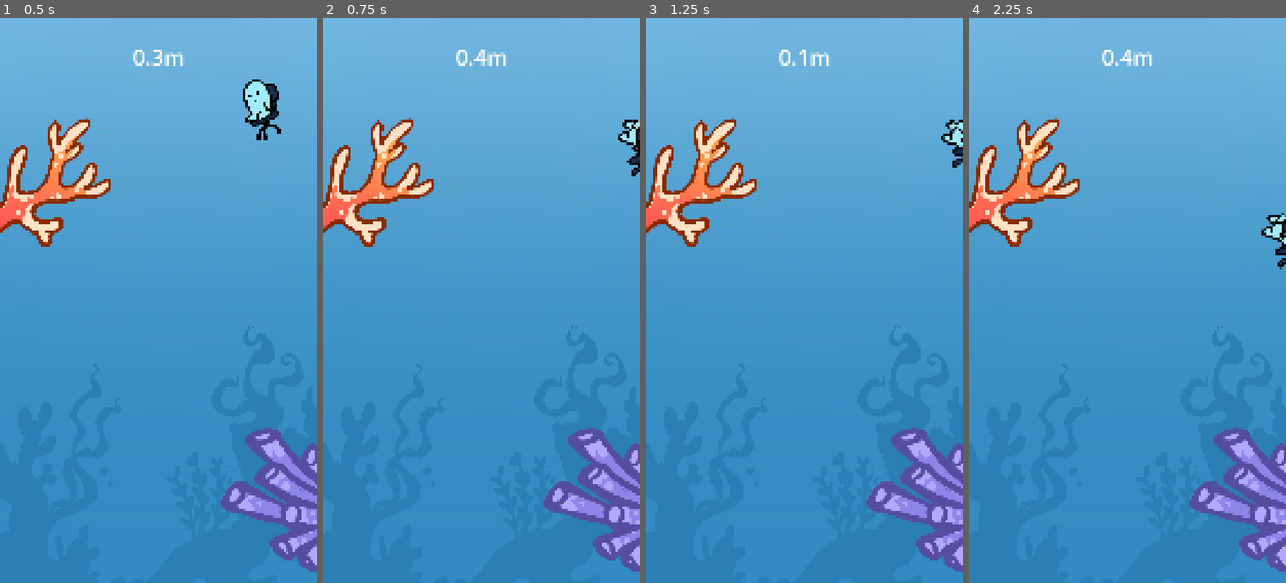
Above: before the commit, frames 1-4 (left to right).
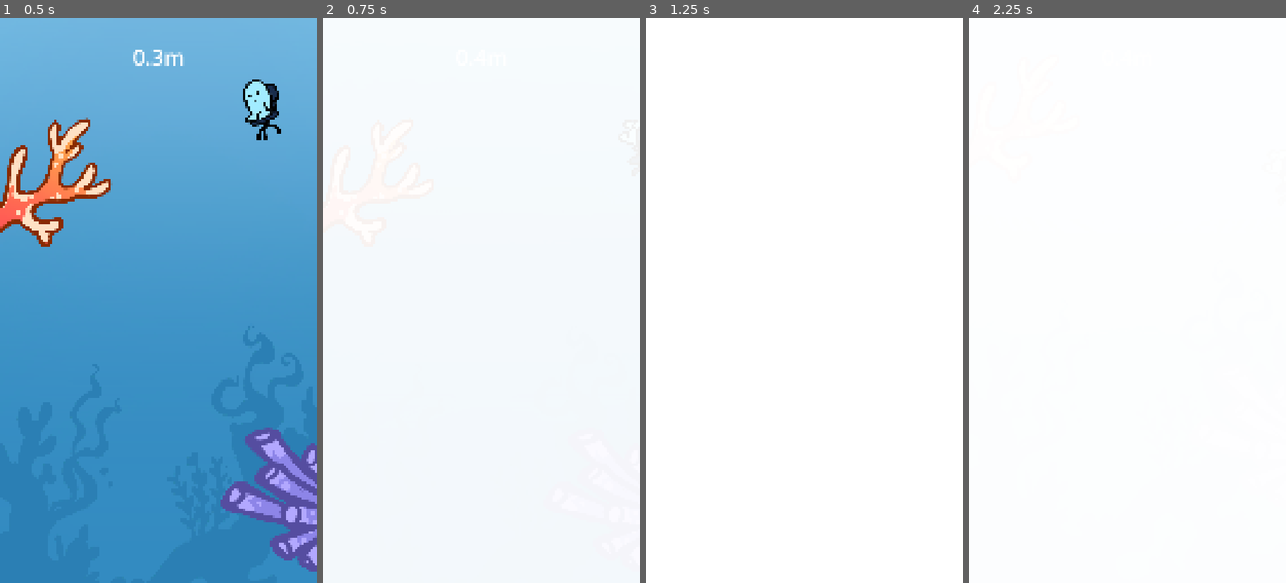
Above: after the commit, the same moments.

Repository: izzqz/to-the-core
Game: Godot game, scene res://main.tscn
The game is run twice, just before and just after one commit, with the same random seed, the same clock (stepped at 60 frames per second) and the same inputs.
Inputs:
- Up to frame 1 (0.5 s): no input
- Up to frame 2 (0.75 s): no input
- Up to frame 3 (1.25 s): tap Space (flap) at 0.77, 1.07 s
- Up to frame 4 (2.25 s): tap Space (flap) at 1.52, 1.82 s

Frame 1 is identical in both runs. In frame 2, 100% of the frame differs, in the area x 0-100%, y 0-100%; in frame 3, 100%; in frame 4, 100%.

Commit message:
Add flash

Diff:
--- a/main.tscn
+++ b/main.tscn
@@ -46,9 +46,9 @@
 position = Vector2(647, 96)
 
 [node name="CameraOffset" type="Marker2D" parent="Player"]
+position = Vector2(0, 600)
 
 [node name="Camera2D" type="Camera2D" parent="Player/CameraOffset"]
-position = Vector2(31, 252)
 ignore_rotation = false
 limit_left = 0
 limit_top = 0
@@ -59,5 +59,6 @@
 [node name="CanvasLayer" type="CanvasLayer" parent="."]
 
 [node name="Overlay" parent="CanvasLayer" instance=ExtResource("4_1bvp3")]
+metadata/_edit_lock_ = true
 
 [connection signal="area_entered" from="Background/Area2D" to="Background/Area2D" method="_on_area_entered"]
--- a/scenes/overlay.tscn
+++ b/scenes/overlay.tscn
@@ -1,22 +1,92 @@
-[gd_scene load_steps=3 format=3 uid="uid://74dbxxifoh4v"]
+[gd_scene load_steps=7 format=3 uid="uid://74dbxxifoh4v"]
+
+[ext_resource type="Script" uid="uid://d1vmupf1oq0y" path="res://scripts/overlay.gd" id="1_d607a"]
 
 [sub_resource type="LabelSettings" id="LabelSettings_14nai"]
 font_size = 100
 
 [sub_resource type="GDScript" id="GDScript_r2eog"]
-script/source = "extends Label
 
-func _ready() -> void:
-	Global.score_changed.connect(_on_score_changed)
-	set_score(Global.score)
+[sub_resource type="Animation" id="Animation_14nai"]
+resource_name = "flash"
+length = 0.3
+tracks/0/type = "value"
+tracks/0/imported = false
+tracks/0/enabled = true
+tracks/0/path = NodePath("ColorRect:color")
+tracks/0/interp = 2
+tracks/0/loop_wrap = true
+tracks/0/keys = {
+"times": PackedFloat32Array(0, 0.3),
+"transitions": PackedFloat32Array(1.48847, 1),
+"update": 0,
+"values": [Color(1, 1, 1, 1), Color(1, 1, 1, 0)]
+}
 
-func _on_score_changed(new_score: int) -> void:
-	set_score(new_score)
+[sub_resource type="Animation" id="Animation_d607a"]
+length = 0.001
+tracks/0/type = "bezier"
+tracks/0/imported = false
+tracks/0/enabled = true
+tracks/0/path = NodePath("ColorRect:color:r")
+tracks/0/interp = 1
+tracks/0/loop_wrap = true
+tracks/0/keys = {
+"handle_modes": PackedInt32Array(0),
+"points": PackedFloat32Array(1, -0.25, 0, 0.25, 0),
+"times": PackedFloat32Array(0)
+}
+tracks/1/type = "bezier"
+tracks/1/imported = false
+tracks/1/enabled = true
+tracks/1/path = NodePath("ColorRect:color:g")
+tracks/1/interp = 1
+tracks/1/loop_wrap = true
+tracks/1/keys = {
+"handle_modes": PackedInt32Array(0),
+"points": PackedFloat32Array(1, -0.25, 0, 0.25, 0),
+"times": PackedFloat32Array(0)
+}
+tracks/2/type = "bezier"
+tracks/2/imported = false
+tracks/2/enabled = true
+tracks/2/path = NodePath("ColorRect:color:b")
+tracks/2/interp = 1
+tracks/2/loop_wrap = true
+tracks/2/keys = {
+"handle_modes": PackedInt32Array(0),
+"points": PackedFloat32Array(1, -0.25, 0, 0.25, 0),
+"times": PackedFloat32Array(0)
+}
+tracks/3/type = "bezier"
+tracks/3/imported = false
+tracks/3/enabled = true
+tracks/3/path = NodePath("ColorRect:color:a")
+tracks/3/interp = 1
+tracks/3/loop_wrap = true
+tracks/3/keys = {
+"handle_modes": PackedInt32Array(0),
+"points": PackedFloat32Array(0, -0.25, 0, 0.25, 0),
+"times": PackedFloat32Array(0)
+}
+tracks/4/type = "value"
+tracks/4/imported = false
+tracks/4/enabled = true
+tracks/4/path = NodePath("ColorRect:color")
+tracks/4/interp = 1
+tracks/4/loop_wrap = true
+tracks/4/keys = {
+"times": PackedFloat32Array(0),
+"transitions": PackedFloat32Array(1),
+"update": 0,
+"values": [Color(1, 1, 1, 0)]
+}
 
-func set_score(new_score: int) -> void:
-	var meters = float(new_score) / 100.0  # Use 100.0 to ensure float division
-	text = \"%.1fm\" % meters  # %.1f formats to one decimal place
-"
+[sub_resource type="AnimationLibrary" id="AnimationLibrary_r2eog"]
+_data = {
+&"RESET": SubResource("Animation_d607a"),
+&"flash": SubResource("Animation_14nai")
+}
 
 [node name="Overlay" type="Control"]
 layout_mode = 3
@@ -25,6 +95,7 @@
 anchor_bottom = 1.0
 grow_horizontal = 2
 grow_vertical = 2
+script = ExtResource("1_d607a")
 metadata/_edit_use_anchors_ = true
 
 [node name="Score" type="VBoxContainer" parent="."]
@@ -49,3 +120,17 @@
 label_settings = SubResource("LabelSettings_14nai")
 horizontal_alignment = 1
 script = SubResource("GDScript_r2eog")
+
+[node name="ColorRect" type="ColorRect" parent="."]
+layout_mode = 1
+anchors_preset = 15
+anchor_right = 1.0
+anchor_bottom = 1.0
+grow_horizontal = 2
+grow_vertical = 2
+color = Color(1, 1, 1, 0)
+
+[node name="AnimationPlayer" type="AnimationPlayer" parent="."]
+libraries = {
+&"": SubResource("AnimationLibrary_r2eog")
+}
--- a/scripts/global.gd
+++ b/scripts/global.gd
@@ -2,6 +2,7 @@
 
 var score := 0
 signal score_changed(new_score: int)
+signal flash_fx
 
 var junk: Array[Node] = []
 
--- a/scripts/overlay.gd
+++ b/scripts/overlay.gd
@@ -1,12 +1,18 @@
 extends Control
 
-var score := 0
-signal score_changed(new_score: int)
+@onready var score_label := $Score/CenterContainer/Score
 
-func add_score(amount: int) -> void:
-	score += amount
-	score_changed.emit(score)
+func _ready() -> void:
+	Global.score_changed.connect(_on_score_changed)
+	Global.flash_fx.connect(play_flash_fx)
+	set_score(Global.score)
 
-func reset_score() -> void:
-	score = 0
-	score_changed.emit(score)
+func _on_score_changed(new_score: int) -> void:
+	set_score(new_score)
+
+func set_score(new_score: int) -> void:
+	var meters = float(new_score) / 100.0  # Use 100.0 to ensure float division
+	score_label.text = "%.1fm" % meters  # %.1f formats to one decimal place
+
+func play_flash_fx() -> void:
+	$AnimationPlayer.play("flash")
--- a/scripts/player.gd
+++ b/scripts/player.gd
@@ -133,6 +133,7 @@
 	add_sibling(death_fx)
 	death_fx.global_position = global_position
 	Global.junk_put(death_fx)
+	Global.flash_fx.emit()
 	print("Game Over!")
 
 func _on_colision_detector_area_entered(area: Area2D) -> void:
